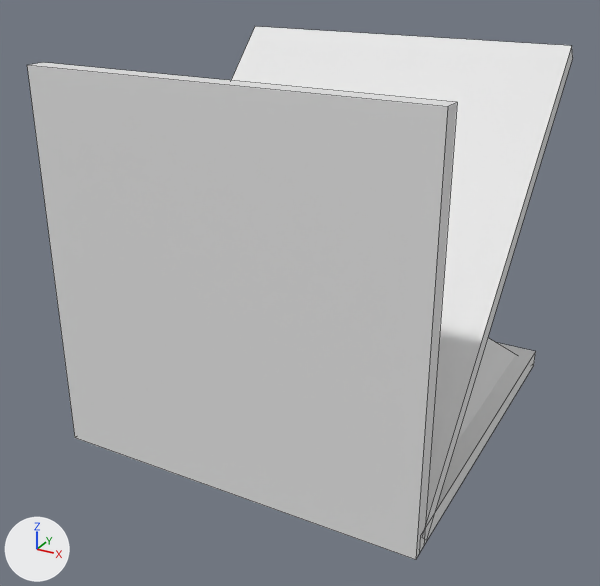
The FBX model Assets/Models.fbx, before and after one commit.
One viewpoint serves both versions: a 50 mm camera at (1.96, -3.85, 2.57) aimed at (-0.06, -0.19, 0.74). Lighting does not change. The marker at lower left points along +X, +Y and +Z. The first picture is the older version. Mesh edges are drawn as thin lines. Where no turn or scale is listed for an object, it has been applied to the vertices.

In view in the first picture: 'Cone', 'Floor', 'Ramp', 'Wall'.
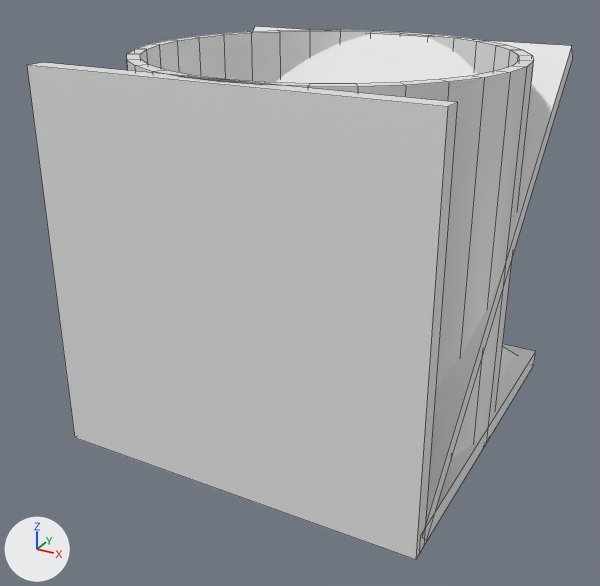
Location of each change, (x1, y1, x2, y2) in pixels of the pictures (600 x 586 px):
'Tube', added: after (127, 30, 534, 459)
'Ramp', unchanged, covered by the edit: before (231, 26, 573, 540); after (253, 26, 573, 540)
'Cone', unchanged, covered by the edit: before (455, 338, 516, 445); after (499, 347, 516, 379)

Patch to the scene script:
```diff
--- a/Assets/Models.fbx.py
+++ b/Assets/Models.fbx.py
@@ me_cylinder_002 @@
+me_cylinder_002.from_pydata(...)  # 128 vertices, 128 faces; spans x -1.0..1.0, y -1.0..1.0, z 0.0..2.0
@@ ob_tube @@
+ob_tube = bpy.data.objects.new('Tube', me_cylinder_002)
+ob_tube.location = (0.0, 0.0, 0.0)
```
